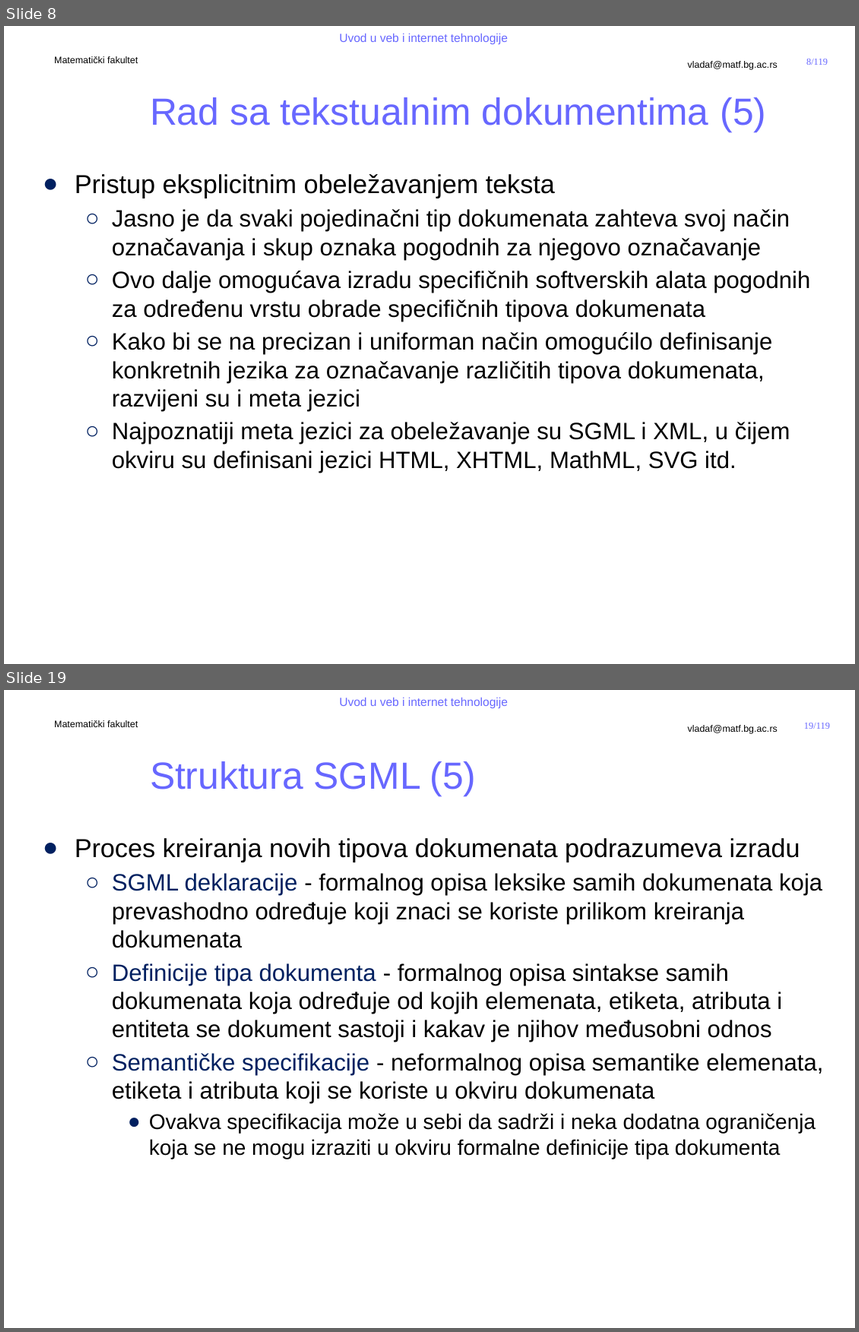
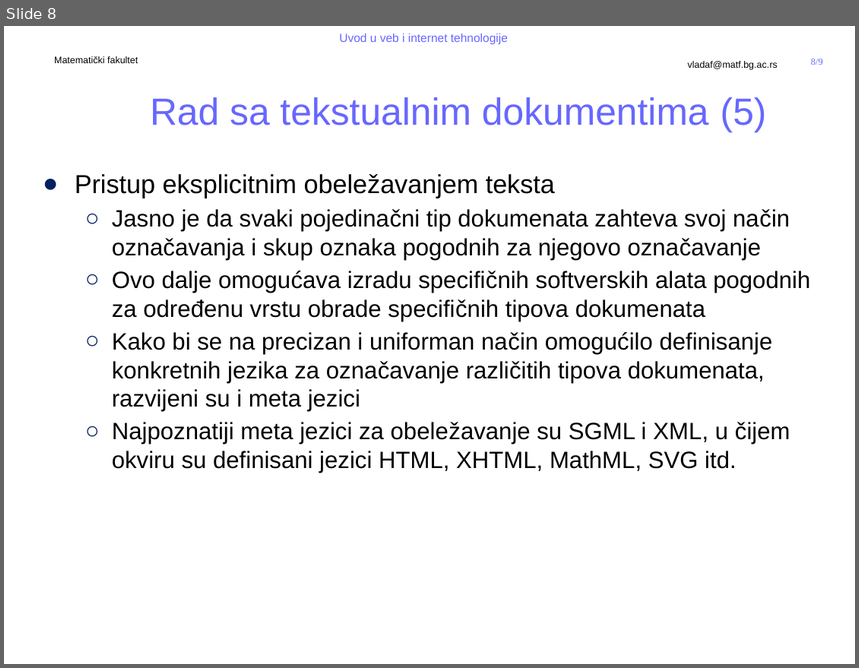
Before and after one commit to MatfUVIT/info, a slide deck: predavanja/prezentacije/2020-21/05 - 01 - Jezici za obelezavanje.pptx. Shown one above the other, each under a label of ours: slides 8 and 19 before the commit, slide 8 after it; the slides between them are not shown. The pictures are 859x1332 and 859x668 pixels, drawn with LibreOffice and Linux fonts; fonts in the diff are those of the drawing; background and template pictures are left out. Boxes give left, top, right and bottom in pixels: in the first picture for what was removed or moved away, otherwise in the second. Text is boxed around its words. In the diff, an @@ line names an element or a change of style, - is before the commit and + after.

```diff
--- a/predavanja/prezentacije/2020-21/05 - 01 - Jezici za obelezavanje.pptx
+++ b/predavanja/prezentacije/2020-21/05 - 01 - Jezici za obelezavanje.pptx
@@ slide 19 removed at (4, 690, 855, 1328), background #FFFFFF; not listed: 5 template elements that a slide beside it also shows @@
@@ title removed at (150, 761, 477, 797) @@
-Struktura SGML (5)
@@ text removed at (75, 838, 823, 1159) @@
-● Proces kreiranja novih tipova dokumenata podrazumeva izradu
-  ○ SGML deklaracije - formalnog opisa leksike samih dokumenata koja prevashodno određuje koji znaci se koriste prilikom kreiranja dokumenata
-  ○ Definicije tipa dokumenta - formalnog opisa sintakse samih dokumenata koja određuje od kojih elemenata, etiketa, atributa i entiteta se dokument sastoji i kakav je njihov međusobni odnos
-  ○ Semantičke specifikacije - neformalnog opisa semantike elemenata, etiketa i atributa koji se koriste u okviru dokumenata
-    ● Ovakva specifikacija može u sebi da sadrži i neka dodatna ograničenja koja se ne mogu izraziti u okviru formalne definicije tipa dokumenta
@@ page number at (811, 59, 823, 65): text changed @@
-8/119
+8/9
```
Also in this commit, not shown: 1 slide changed, 109 other slides removed, 7 other files.
